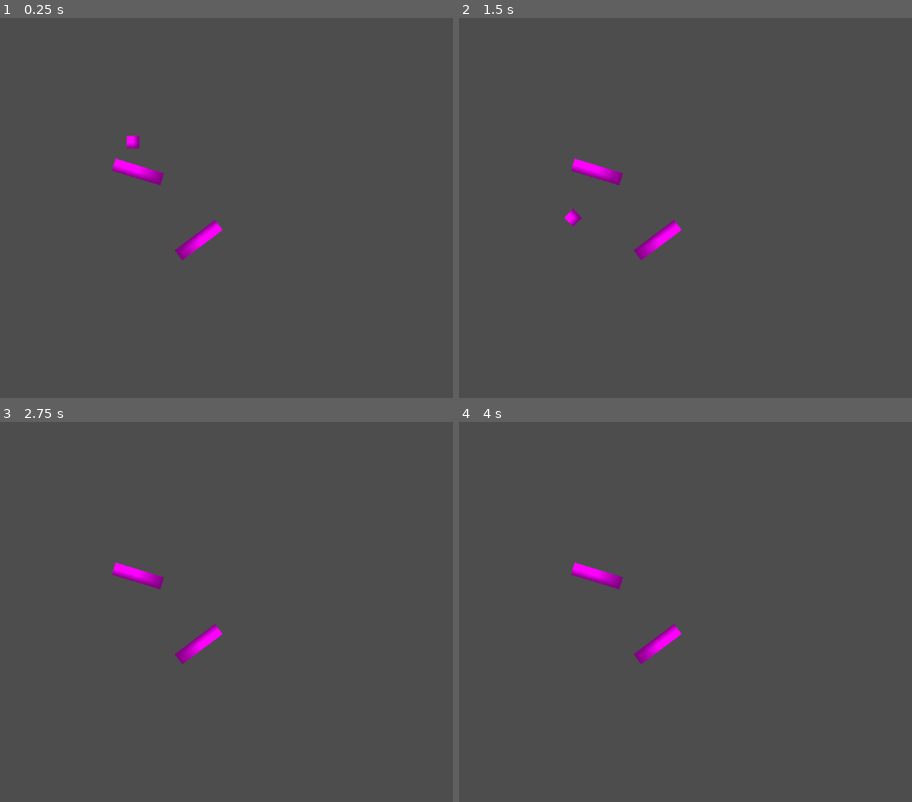
Above: before the commit, frames 1-4 (two rows, left to right).
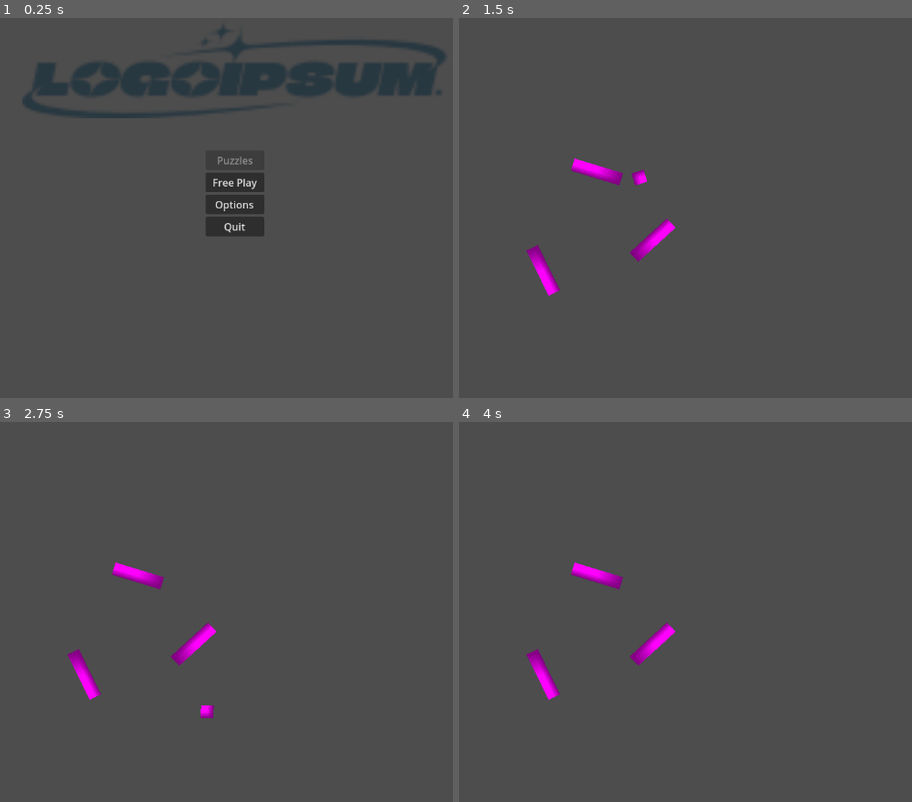
Above: after the commit, the same moments.

Repository: AlurienFlame/be-flat
Game: Godot game, scene res://scenes/main_menu.tscn
Same seed, same stepped clock (60 frames per second), same inputs: the game is played once before the commit and once after it. Before the commit the project starts from res://scenes/game.tscn.
Inputs (mouse positions are in pixels of both pictures, inside the frame that each line leads up to):
- Up to frame 1 (0.25 s): no input
- Up to frame 2 (1.5 s): click (694, 181) at 0.5 s, where only the run after the commit has a clickable "Free Play"
- Up to frame 3 (2.75 s): no input
- Up to frame 4 (4 s): tap Enter at 3.5 s

The runs differ from the first frame. In frame 1, 9.6% of the frame differs, in the area x 5-99%, y 2-64%; in frame 2, 1.0%; in frame 3, 0.9%; in frame 4, 0.8%.

Commit message:
obstacles detect when they get bonked

Diff:
--- a/project.godot
+++ b/project.godot
@@ -11,7 +11,7 @@
 [application]
 
 config/name="be-flat"
-run/main_scene="uid://bkjr6dmtm575w"
+run/main_scene="uid://cgshkgi5sfd58"
 config/features=PackedStringArray("4.4", "Forward Plus")
 config/icon="res://icon.svg"
 
--- /dev/null
+++ b/scenes/free_play.tscn
@@ -0,0 +1,40 @@
+[gd_scene load_steps=6 format=3 uid="uid://bkjr6dmtm575w"]
+
+[ext_resource type="Script" uid="uid://b86ojyuwmwgip" path="res://scripts/character.gd" id="1_8o48g"]
+[ext_resource type="PackedScene" uid="uid://dhpxlvxbgne2x" path="res://scenes/obstacle.tscn" id="2_64ugs"]
+
+[sub_resource type="PhysicsMaterial" id="PhysicsMaterial_8cj0n"]
+bounce = 0.8
+
+[sub_resource type="PlaceholderTexture2D" id="PlaceholderTexture2D_8cj0n"]
+
+[sub_resource type="CircleShape2D" id="CircleShape2D_8cj0n"]
+
+[node name="Game" type="Node2D"]
+
+[node name="Character" type="RigidBody2D" parent="."]
+position = Vector2(415, 215)
+physics_material_override = SubResource("PhysicsMaterial_8cj0n")
+contact_monitor = true
+max_contacts_reported = 1
+script = ExtResource("1_8o48g")
+
+[node name="Sprite2D" type="Sprite2D" parent="Character"]
+scale = Vector2(20, 20)
+texture = SubResource("PlaceholderTexture2D_8cj0n")
+
+[node name="CollisionShape2D" type="CollisionShape2D" parent="Character"]
+shape = SubResource("CircleShape2D_8cj0n")
+
+[node name="Obstacle" parent="." instance=ExtResource("2_64ugs")]
+position = Vector2(423, 290)
+
+[node name="Obstacle2" parent="." instance=ExtResource("2_64ugs")]
+position = Vector2(511, 398)
+rotation = 2.39845
+
+[node name="Obstacle3" parent="." instance=ExtResource("2_64ugs")]
+position = Vector2(338, 446)
+rotation = 4.25246
+
+[connection signal="body_entered" from="Character" to="Character" method="_on_body_entered"]
--- a/scenes/game.tscn
+++ /dev/null
@@ -1,46 +0,0 @@
-[gd_scene load_steps=5 format=3 uid="uid://bkjr6dmtm575w"]
-
-[sub_resource type="PhysicsMaterial" id="PhysicsMaterial_8cj0n"]
-bounce = 0.8
-
-[sub_resource type="PlaceholderTexture2D" id="PlaceholderTexture2D_8cj0n"]
-
-[sub_resource type="CircleShape2D" id="CircleShape2D_8cj0n"]
-
-[sub_resource type="RectangleShape2D" id="RectangleShape2D_8cj0n"]
-size = Vector2(80, 20)
-
-[node name="Game" type="Node2D"]
-
-[node name="Character" type="RigidBody2D" parent="."]
-position = Vector2(415, 215)
-physics_material_override = SubResource("PhysicsMaterial_8cj0n")
-
-[node name="Sprite2D" type="Sprite2D" parent="Character"]
-scale = Vector2(20, 20)
-texture = SubResource("PlaceholderTexture2D_8cj0n")
-
-[node name="CollisionShape2D" type="CollisionShape2D" parent="Character"]
-shape = SubResource("CircleShape2D_8cj0n")
-
-[node name="StaticBody2D" type="StaticBody2D" parent="."]
-position = Vector2(423, 290)
-rotation = 0.295138
-
-[node name="Sprite2D" type="Sprite2D" parent="StaticBody2D"]
-scale = Vector2(80, 20)
-texture = SubResource("PlaceholderTexture2D_8cj0n")
-
-[node name="CollisionShape2D" type="CollisionShape2D" parent="StaticBody2D"]
-shape = SubResource("RectangleShape2D_8cj0n")
-
-[node name="StaticBody2D2" type="StaticBody2D" parent="."]
-position = Vector2(519, 398)
-rotation = 2.49591
-
-[node name="Sprite2D" type="Sprite2D" parent="StaticBody2D2"]
-scale = Vector2(80, 20)
-texture = SubResource("PlaceholderTexture2D_8cj0n")
-
-[node name="CollisionShape2D" type="CollisionShape2D" parent="StaticBody2D2"]
-shape = SubResource("RectangleShape2D_8cj0n")
--- /dev/null
+++ b/scenes/obstacle.tscn
@@ -0,0 +1,19 @@
+[gd_scene load_steps=4 format=3 uid="uid://dhpxlvxbgne2x"]
+
+[ext_resource type="Script" uid="uid://b7bsw2vm81dgw" path="res://scripts/obstacle.gd" id="1_7ukg5"]
+
+[sub_resource type="PlaceholderTexture2D" id="PlaceholderTexture2D_8cj0n"]
+
+[sub_resource type="RectangleShape2D" id="RectangleShape2D_8cj0n"]
+size = Vector2(80, 20)
+
+[node name="Obstacle" type="StaticBody2D"]
+rotation = 0.295138
+script = ExtResource("1_7ukg5")
+
+[node name="Sprite2D" type="Sprite2D" parent="."]
+scale = Vector2(80, 20)
+texture = SubResource("PlaceholderTexture2D_8cj0n")
+
+[node name="CollisionShape2D" type="CollisionShape2D" parent="."]
+shape = SubResource("RectangleShape2D_8cj0n")
--- /dev/null
+++ b/scripts/character.gd
@@ -0,0 +1,5 @@
+class_name Character extends RigidBody2D
+
+func _on_body_entered(body: Obstacle) -> void:
+    # We just hit something
+	body.get_bonked()
--- a/scripts/main_menu.gd
+++ b/scripts/main_menu.gd
@@ -16,7 +16,7 @@
 # Main Screen
 func _on_free_play_pressed() -> void:
 	# Load into an empty game board
-	get_tree().change_scene_to_file("res://scenes/game.tscn")
+	get_tree().change_scene_to_file("res://scenes/free_play.tscn")
 
 func _on_options_pressed():
 	# Slide to options
--- /dev/null
+++ b/scripts/obstacle.gd
@@ -0,0 +1,5 @@
+class_name Obstacle extends StaticBody2D
+
+func get_bonked():
+    print("Bonk!")
+    # TODO: Play sound
Not shown, added: scripts/character.gd.uid
Not shown, added: scripts/obstacle.gd.uid
